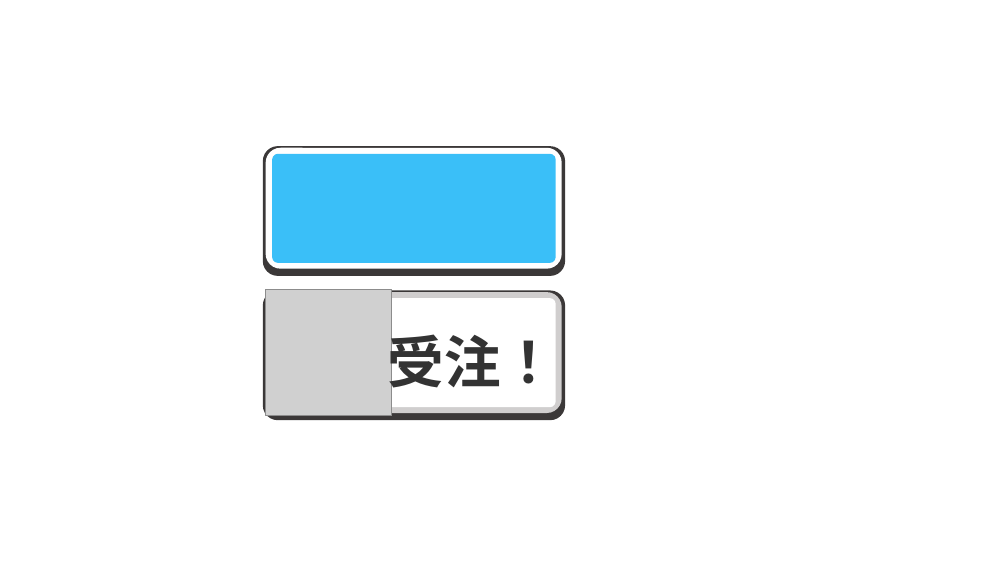
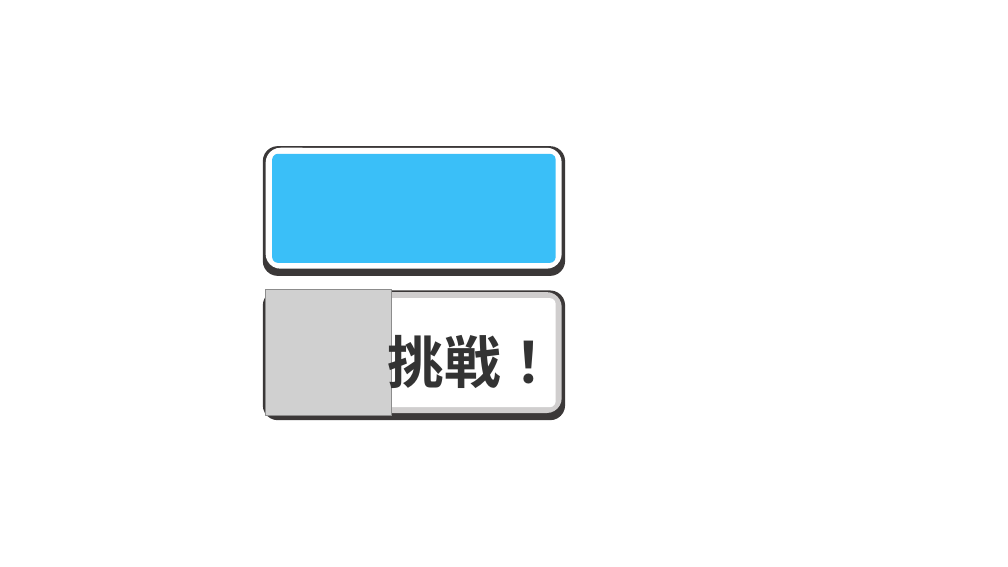
Before and after one commit to ezaki-lab/2022-turitube, a slide deck: slide 33 of button_design.pptx. Drawn at 1008x567 pixels with LibreOffice and Linux fonts; fonts in the diff are those of the drawing; grey boxes stand for pictures. Boxes give left, top, right and bottom in pixels: in the first picture for what was removed or moved away, otherwise in the second. Text is boxed around its words. In the diff, an @@ line names an element or a change of style, - is before the commit and + after.

```diff
--- a/button_design.pptx
+++ b/button_design.pptx
@@ text at (387,326,557,398): text changed @@
-受注！
+挑戦！
```
Also in this commit, not shown: 1 other slide changed, 39 other files.
